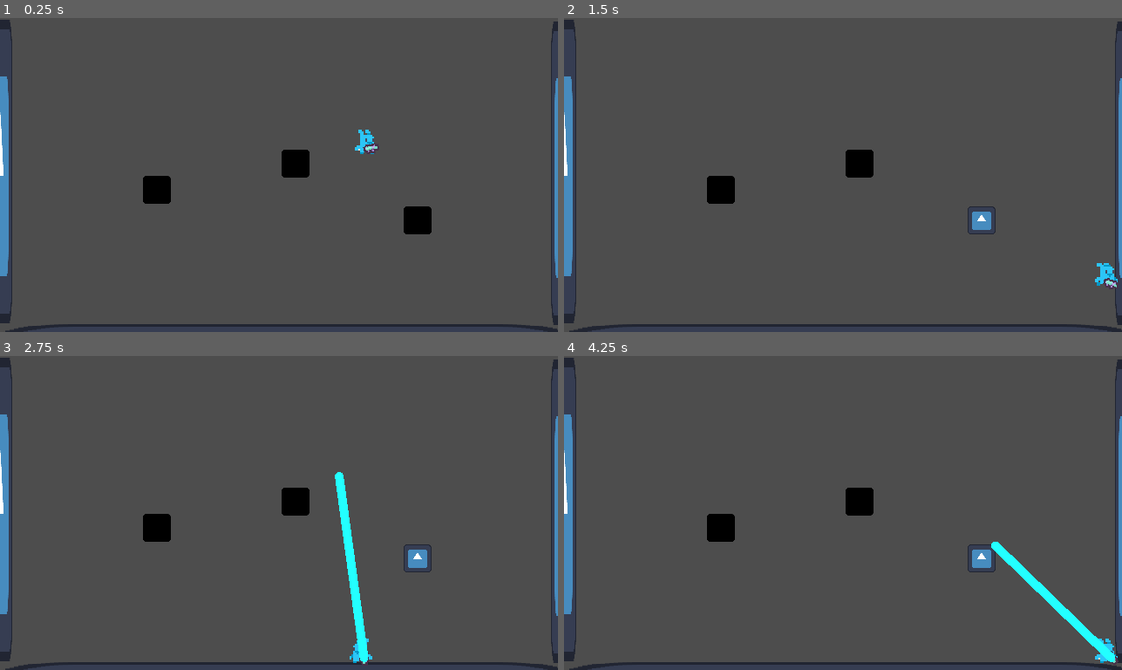
Above: before the commit, frames 1-4 (two rows, left to right).
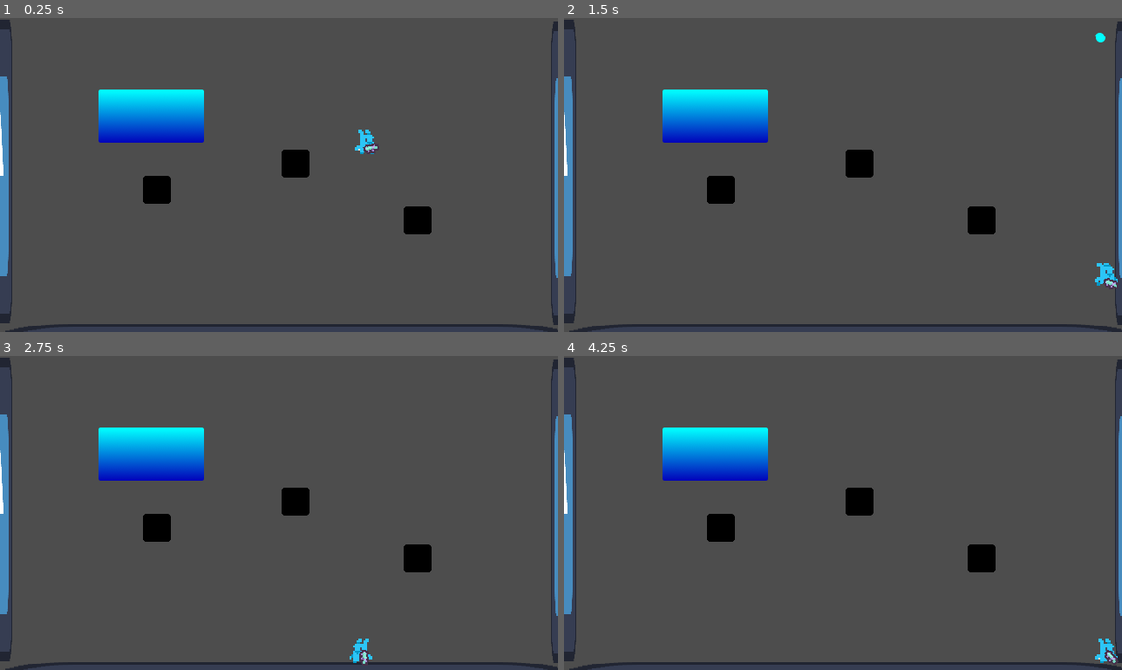
Above: after the commit, the same moments.

Repository: Meldarse/Hose_Luis
Game: Godot game, scene res://Scenes/Levels/test_scene.tscn
Same seed, same stepped clock (60 frames per second), same inputs: the game is played once before the commit and once after it. Before the commit the project has no main scene; this scene is started directly in both runs. The engine's default icon, where the game draws it, is replaced by a stand-in: a white triangle on a blue panel in a dark square.
Inputs (mouse positions are in pixels of both pictures, inside the frame that each line leads up to):
- Up to frame 1 (0.25 s): no input
- Up to frame 2 (1.5 s): move the mouse to (965, 159) at 0.52 s; press the mouse at (965, 159) at 0.53 s; hold D (move_right) from 0.53 s (still down); tap Space (jump) at 0.77 s; move the mouse to (731, 190) at 1.27 s; release the mouse at (731, 190) at 1.28 s; click (731, 190) at 1.35 s
- Up to frame 3 (2.75 s): tap Space (jump) at 1.52 s; tap Enter at 2 s; move the mouse to (334, 443) at 2.02 s; release D (move_right) at 2.03 s; press the mouse at (334, 443) at 2.03 s; hold A (move_left) from 2.03 s (still down)
- Up to frame 4 (4.25 s): move the mouse to (815, 575) at 2.77 s; release A (move_left) at 2.78 s; release the mouse at (815, 575) at 2.78 s; hold D (move_right) from 2.78 s (still down); click (815, 575) at 2.85 s; tap Space (jump) at 3.02, 3.77 s; move the mouse to (1010, 560) at 3.52 s; press the mouse at (1010, 560) at 3.53 s

The runs differ from the first frame. In frame 1, 3.2% of the frame differs, in the area x 17-37%, y 22-40%; in frame 2, 3.7%; in frame 3, 4.6%, in the area x 17-78%, y 22-98%; in frame 4, 4.5%.

Commit message:
water_generator

Diff:
--- /dev/null
+++ b/jose-luis-limpiador/Resources/new_circle_shape_2d.tres
@@ -0,0 +1,4 @@
+[gd_resource type="CircleShape2D" format=3 uid="uid://b3qued7f1xtnj"]
+
+[resource]
+radius = 5.0
--- /dev/null
+++ b/jose-luis-limpiador/Resources/new_sphere_mesh.tres
@@ -0,0 +1,5 @@
+[gd_resource type="SphereMesh" format=3 uid="uid://b2ggqbovaied5"]
+
+[resource]
+radial_segments = 12
+rings = 6
--- a/jose-luis-limpiador/Scenes/Levels/test_scene.tscn
+++ b/jose-luis-limpiador/Scenes/Levels/test_scene.tscn
@@ -3,6 +3,7 @@
 [ext_resource type="Texture2D" uid="uid://bfflc1s0jxogi" path="res://icon.svg" id="1_2u58p"]
 [ext_resource type="PackedScene" uid="uid://crvoxm3xg68np" path="res://Scenes/Objects/player.tscn" id="2_dv2c3"]
 [ext_resource type="PackedScene" uid="uid://c1gqiljs6p5l1" path="res://Scenes/Objects/box.tscn" id="3_dv2c3"]
+[ext_resource type="PackedScene" uid="uid://bbrwo74qj3dky" path="res://Scenes/Objects/drop_spawner.tscn" id="4_a1spv"]
 
 [sub_resource type="RectangleShape2D" id="RectangleShape2D_a1spv"]
 size = Vector2(649.5, 100)
@@ -54,3 +55,9 @@
 
 [node name="Box3" parent="." unique_id=1658017352 instance=ExtResource("3_dv2c3")]
 position = Vector2(475, 230)
+
+[node name="DropSpawner" parent="." unique_id=704739350 instance=ExtResource("4_a1spv")]
+offset_left = 113.0
+offset_top = 82.0
+offset_right = 234.0
+offset_bottom = 143.0
--- a/jose-luis-limpiador/Scenes/Objects/bullet.tscn
+++ b/jose-luis-limpiador/Scenes/Objects/bullet.tscn
@@ -1,6 +1,17 @@
 [gd_scene format=3 uid="uid://se2ncgjxah2w"]
 
 [ext_resource type="Script" uid="uid://ba65wlcs205dh" path="res://Scripts/Objects/bullet.gd" id="1_cvsuj"]
+[ext_resource type="Texture2D" uid="uid://fjd0nlm3hmax" path="res://Assets/Visuals 2D/Objects/drop.png" id="2_3cvgi"]
 
-[node name="Bullet" type="Node2D" unique_id=109552350]
+[sub_resource type="CircleShape2D" id="CircleShape2D_hbw2t"]
+
+[node name="Bullet" type="Area2D" unique_id=187436094]
+collision_layer = 4
+gravity_space_override = 1
 script = ExtResource("1_cvsuj")
+
+[node name="CollisionShape2D" type="CollisionShape2D" parent="." unique_id=1080589481]
+shape = SubResource("CircleShape2D_hbw2t")
+
+[node name="Sprite2D" type="Sprite2D" parent="." unique_id=383816220]
+texture = ExtResource("2_3cvgi")
--- /dev/null
+++ b/jose-luis-limpiador/Scenes/Objects/drop_spawner.tscn
@@ -0,0 +1,16 @@
+[gd_scene format=3 uid="uid://bbrwo74qj3dky"]
+
+[ext_resource type="Script" uid="uid://da03fyon7ect0" path="res://Scripts/Objects/drop_spawner.gd" id="1_ajdjj"]
+[ext_resource type="Texture2D" uid="uid://c8ps3mg1spufp" path="res://Assets/Visuals 2D/Objects/water.png" id="1_ck1va"]
+[ext_resource type="PackedScene" uid="uid://ix0tpvtqsu8k" path="res://Scenes/Objects/drop_water.tscn" id="2_a78qp"]
+[ext_resource type="Shape2D" uid="uid://b3qued7f1xtnj" path="res://Resources/new_circle_shape_2d.tres" id="4_tuk0v"]
+[ext_resource type="SphereMesh" uid="uid://b2ggqbovaied5" path="res://Resources/new_sphere_mesh.tres" id="5_tedvu"]
+
+[node name="DropSpawner" type="TextureRect" unique_id=704739350]
+offset_right = 40.0
+offset_bottom = 40.0
+texture = ExtResource("1_ck1va")
+script = ExtResource("1_ajdjj")
+grain_scene = ExtResource("2_a78qp")
+grain_collision_shape = ExtResource("4_tuk0v")
+grain_sphere_mesh = ExtResource("5_tedvu")
--- /dev/null
+++ b/jose-luis-limpiador/Scenes/Objects/drop_water.tscn
@@ -0,0 +1,40 @@
+[gd_scene format=3 uid="uid://ix0tpvtqsu8k"]
+
+[ext_resource type="Script" uid="uid://bp18y0xvb181h" path="res://Scripts/Objects/drop_water.gd" id="1_8mjmk"]
+[ext_resource type="Shape2D" uid="uid://b3qued7f1xtnj" path="res://Resources/new_circle_shape_2d.tres" id="2_8mjmk"]
+[ext_resource type="SphereMesh" uid="uid://b2ggqbovaied5" path="res://Resources/new_sphere_mesh.tres" id="2_w4nbv"]
+
+[sub_resource type="PhysicsMaterial" id="PhysicsMaterial_4ncsa"]
+friction = 0.0
+
+[node name="DropWater" type="RigidBody2D" unique_id=872678821]
+collision_layer = 16
+collision_mask = 31
+physics_material_override = SubResource("PhysicsMaterial_4ncsa")
+script = ExtResource("1_8mjmk")
+
+[node name="MeshInstance2D" type="MeshInstance2D" parent="." unique_id=1436777320]
+mesh = ExtResource("2_w4nbv")
+
+[node name="CollisionShape2D" type="CollisionShape2D" parent="." unique_id=819459680]
+shape = ExtResource("2_8mjmk")
+
+[node name="left" type="RayCast2D" parent="." unique_id=1271329747]
+top_level = true
+target_position = Vector2(-10, 0)
+collision_mask = 29
+
+[node name="right" type="RayCast2D" parent="." unique_id=802207482]
+top_level = true
+target_position = Vector2(10, 0)
+collision_mask = 29
+
+[node name="RemoteTransform2D" type="RemoteTransform2D" parent="." unique_id=627693903]
+remote_path = NodePath("../left")
+update_rotation = false
+update_scale = false
+
+[node name="RemoteTransform2D2" type="RemoteTransform2D" parent="." unique_id=127147144]
+remote_path = NodePath("../right")
+update_rotation = false
+update_scale = false
--- a/jose-luis-limpiador/Scenes/Objects/gun.tscn
+++ b/jose-luis-limpiador/Scenes/Objects/gun.tscn
@@ -2,7 +2,6 @@
 
 [ext_resource type="Script" uid="uid://dx16ifgwgl6d6" path="res://Scripts/Objects/gun.gd" id="1_2t6xs"]
 [ext_resource type="Texture2D" uid="uid://c8ranhuhld04d" path="res://Assets/Visuals 2D/Characters/tilemap_packed.png" id="1_hoiav"]
-[ext_resource type="PackedScene" uid="uid://deuy7s0hh0x8t" path="res://Scenes/Objects/water_spout.tscn" id="3_0f7tm"]
 
 [sub_resource type="AtlasTexture" id="AtlasTexture_2t6xs"]
 atlas = ExtResource("1_hoiav")
@@ -26,5 +25,5 @@
 sprite_frames = SubResource("SpriteFrames_0f7tm")
 animation = &"idle"
 
-[node name="WaterSpout" parent="." unique_id=1653804384 instance=ExtResource("3_0f7tm")]
-target_position = Vector2(76, 0)
+[node name="Marker2D" type="Marker2D" parent="." unique_id=2059413532]
+position = Vector2(7, -1)
--- a/jose-luis-limpiador/Scenes/Objects/player.tscn
+++ b/jose-luis-limpiador/Scenes/Objects/player.tscn
@@ -40,6 +40,7 @@
 
 [node name="Player" type="CharacterBody2D" unique_id=1403817844]
 collision_layer = 2
+collision_mask = 29
 script = ExtResource("1_kvv6r")
 
 [node name="CollisionShape2D" type="CollisionShape2D" parent="." unique_id=135963831]
--- a/jose-luis-limpiador/Scripts/Objects/bullet.gd
+++ b/jose-luis-limpiador/Scripts/Objects/bullet.gd
@@ -1,4 +1,4 @@
-extends Node2D
+extends Area2D
 
 
 const SPEED: int = 300
@@ -6,7 +6,3 @@
 
 func _process(delta: float) -> void:
 	position += transform.x * SPEED * delta
-
-
-func _on_visible_on_screen_notifier_2d_screen_exited() -> void:
-	queue_free()
--- /dev/null
+++ b/jose-luis-limpiador/Scripts/Objects/drop_spawner.gd
@@ -0,0 +1,44 @@
+extends TextureRect
+
+@export var grain_scene: PackedScene
+@export var grain_collision_shape: CircleShape2D
+@export var grain_sphere_mesh: SphereMesh
+
+var _image: Image
+
+
+func _ready() -> void:
+	_image = texture.get_image()
+	grain_collision_shape.radius = Drop.DIAMETER / 2.0
+	grain_sphere_mesh.radius = Drop.DIAMETER / 2.0 + Drop.MESH_SIZE_OFFSET / 2.0
+	grain_sphere_mesh.height = Drop.DIAMETER + Drop.MESH_SIZE_OFFSET
+
+
+func _gui_input(event: InputEvent) -> void:
+	if event is InputEventMouseButton and event.pressed == true:
+		_generate_sand()
+		queue_free()
+
+
+func _generate_sand() -> void:
+	var diameter := Drop.DIAMETER
+	for x in range(0, size.x, diameter):
+		for y in range(0, size.y, diameter):
+			var local_grain_pos = Vector2(x, y)
+			WorkerThreadPool.add_task(_instantiate_grain.bind(local_grain_pos + position, _get_color_at_pos(local_grain_pos)), true)
+
+
+func _instantiate_grain(grain_position: Vector2, color: Color) -> void:
+	if color.a == 0.0:
+		return
+	var new_grain = grain_scene.instantiate() as RigidBody2D
+	new_grain.position = grain_position
+	new_grain.modulate = color
+	call_deferred("add_sibling", new_grain)
+
+
+func _get_color_at_pos(grain_position: Vector2) -> Color:
+	var pixel_pos := Vector2i(
+			remap(grain_position.x, 0.0, size.x, 0.0, _image.get_width()),
+			remap(grain_position.y, 0.0, size.y, 0.0, _image.get_height()))
+	return _image.get_pixelv(pixel_pos)
--- /dev/null
+++ b/jose-luis-limpiador/Scripts/Objects/drop_water.gd
@@ -0,0 +1,28 @@
+class_name Drop
+extends RigidBody2D
+
+
+const DIAMETER: float = 12.0
+const MESH_SIZE_OFFSET: float = 6.0
+
+
+func set_color(color: Color) -> void:
+	modulate = color
+#
+#@onready var left: RayCast2D = $left
+#@onready var right: RayCast2D = $right
+#
+
+#func _physics_process(delta: float) -> void:
+	#if linear_velocity == Vector2.ZERO:
+		#linear_velocity = Vector2(10.0, 0.0)
+		#constant_force += Vector2(100.0 * delta, 0.0)
+	#if left.is_colliding():
+		#if linear_velocity == Vector2.ZERO:
+			#linear_velocity = Vector2(10.0, 0.0)
+		#constant_force += Vector2(100.0 * delta, 0.0)
+#
+	#if right.is_colliding():
+		#if linear_velocity == Vector2.ZERO:
+			#linear_velocity = Vector2(-10.0, 0.0)
+		#constant_force -= Vector2(100.0 * delta, 0.0)
--- a/jose-luis-limpiador/Scripts/Objects/gun.gd
+++ b/jose-luis-limpiador/Scripts/Objects/gun.gd
@@ -1,9 +1,9 @@
 extends Node2D
 
-#const BULLET = preload()
+const BULLET = preload("res://Scenes/Objects/bullet.tscn")
 
- #
-#@onready var muzzle: Marker2D = $Marker2D
+
+@onready var muzzle: Marker2D = $Marker2D
 
 
 func _process(_delta: float) -> void:
@@ -15,8 +15,8 @@
 	else:
 		scale.y = 1
 
-	#if Input.is_action_just_pressed("fire"):
-		#var bullet_instance = BULLET.instantiate()
-		#get_tree().root.add_child(bullet_instance)
-		#bullet_instance.global_position = muzzle.global_position
-		#bullet_instance.rotation = rotation
+	if Input.is_action_just_pressed("shoot"):
+		var bullet_instance = BULLET.instantiate()
+		add_child(bullet_instance)
+		bullet_instance.global_position = muzzle.global_position
+		bullet_instance.rotation = rotation
--- a/jose-luis-limpiador/project.godot
+++ b/jose-luis-limpiador/project.godot
@@ -11,6 +11,7 @@
 [application]
 
 config/name="Jose_Luis_limpiador"
+run/main_scene="uid://bic7esk5motib"
 config/features=PackedStringArray("4.6", "Forward Plus")
 run/max_fps=60
 config/icon="res://icon.svg"
@@ -58,6 +59,8 @@
 2d_physics/layer_1="Environment"
 2d_physics/layer_2="Player"
 2d_physics/layer_3="Interactive"
+2d_physics/layer_4="Destroyable"
+2d_physics/layer_5="Water"
 
 [physics]
 
Binary file added: jose-luis-limpiador/Assets/Visuals 2D/Objects/drop.png
Not shown, added: jose-luis-limpiador/Assets/Visuals 2D/Objects/drop.png.import
Binary file added: jose-luis-limpiador/Assets/Visuals 2D/Objects/water.png
Not shown, added: jose-luis-limpiador/Assets/Visuals 2D/Objects/water.png.import
Not shown, added: jose-luis-limpiador/Scripts/Objects/drop_spawner.gd.uid
Not shown, added: jose-luis-limpiador/Scripts/Objects/drop_water.gd.uid
Not shown, added: jose-luis-limpiador/export_presets.cfg
